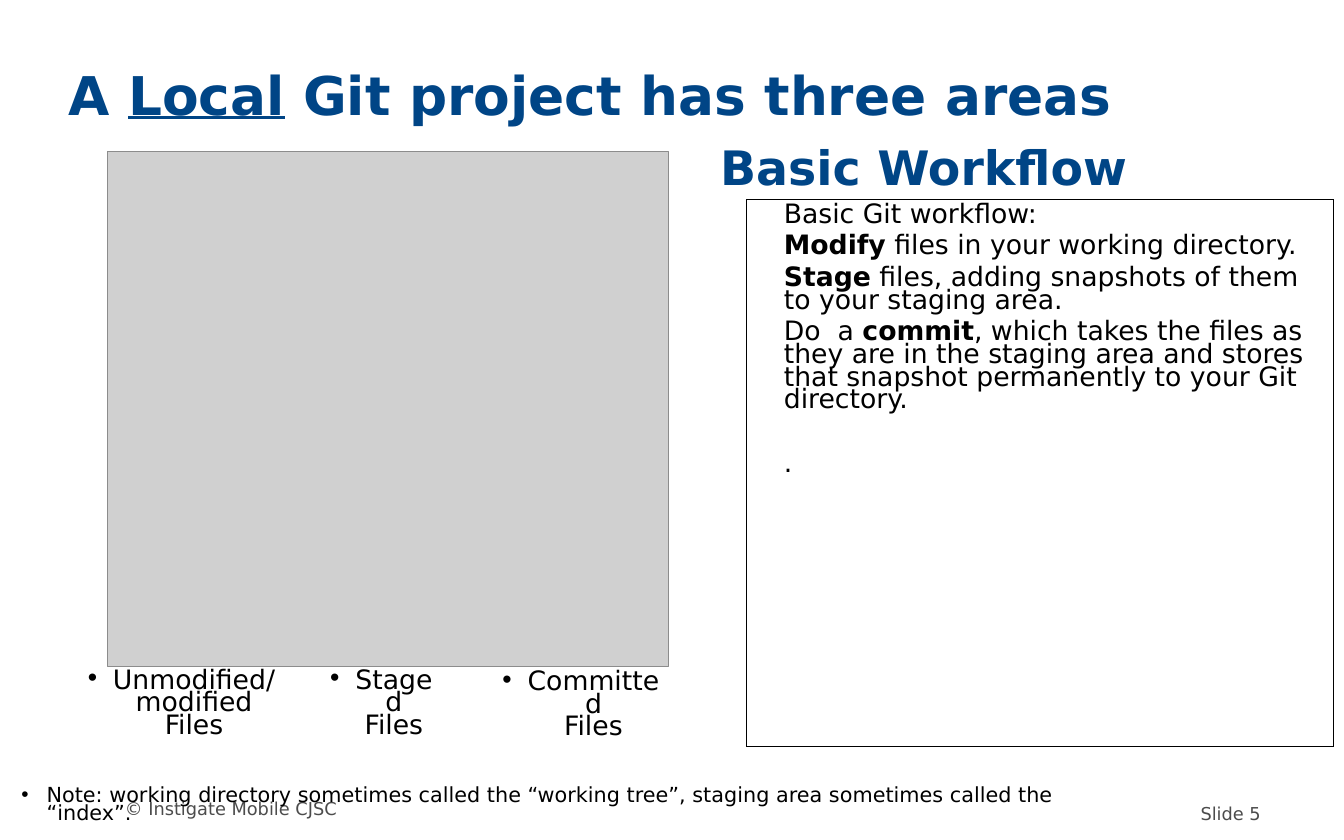
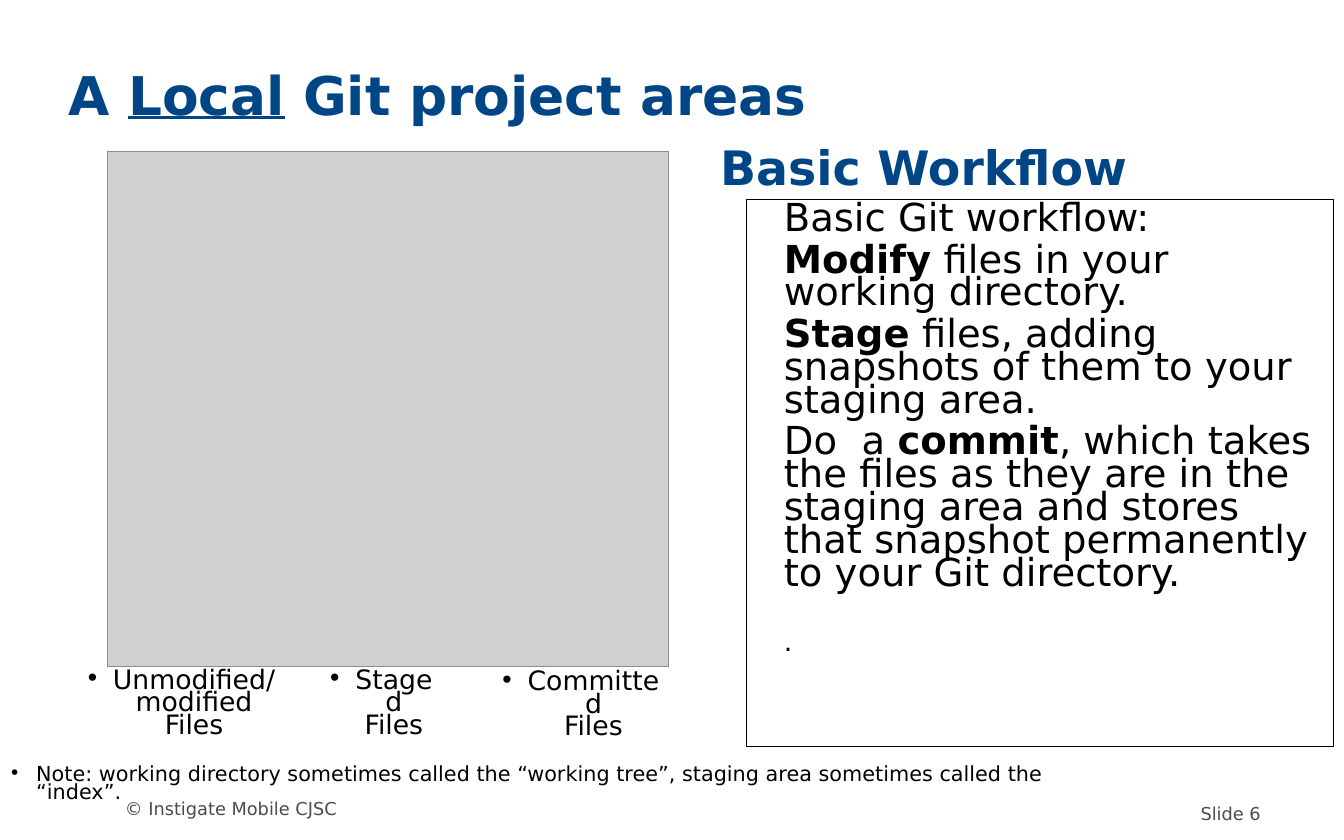
Before and after one commit to MariamP/myRepo, a slide deck: slide 6 of GIT.odp (slide 5 before the commit). Drawn at 1344x840 pixels with LibreOffice and Linux fonts; fonts in the diff are those of the drawing; grey boxes stand for pictures; background and template pictures are left out. Boxes give left, top, right and bottom in pixels: in the first picture for what was removed or moved away, otherwise in the second. Text is boxed around its words. In the diff, an @@ line names an element or a change of style, - is before the commit and + after.

```diff
--- a/GIT.odp
+++ b/GIT.odp
@@ title at [68, 74, 806, 126]: text changed @@
-A Local Git project has three areas
+A Local Git project areas
@@ text in rectangle at [784, 201, 1311, 594]: size 18 to 26 pt @@
@@ text "Note: working directory sometimes called ...": place and size @@
-text "Note: working directory sometimes called ..." at [47, 786, 1052, 821]
+text "Note: working directory sometimes called ..." at [36, 765, 1042, 800]
@@ page number at [1201, 806, 1260, 821]: text changed @@
-Slide 5
+Slide 6
```
Also in this commit, not shown: 6 other slides changed, 2 slides added.
